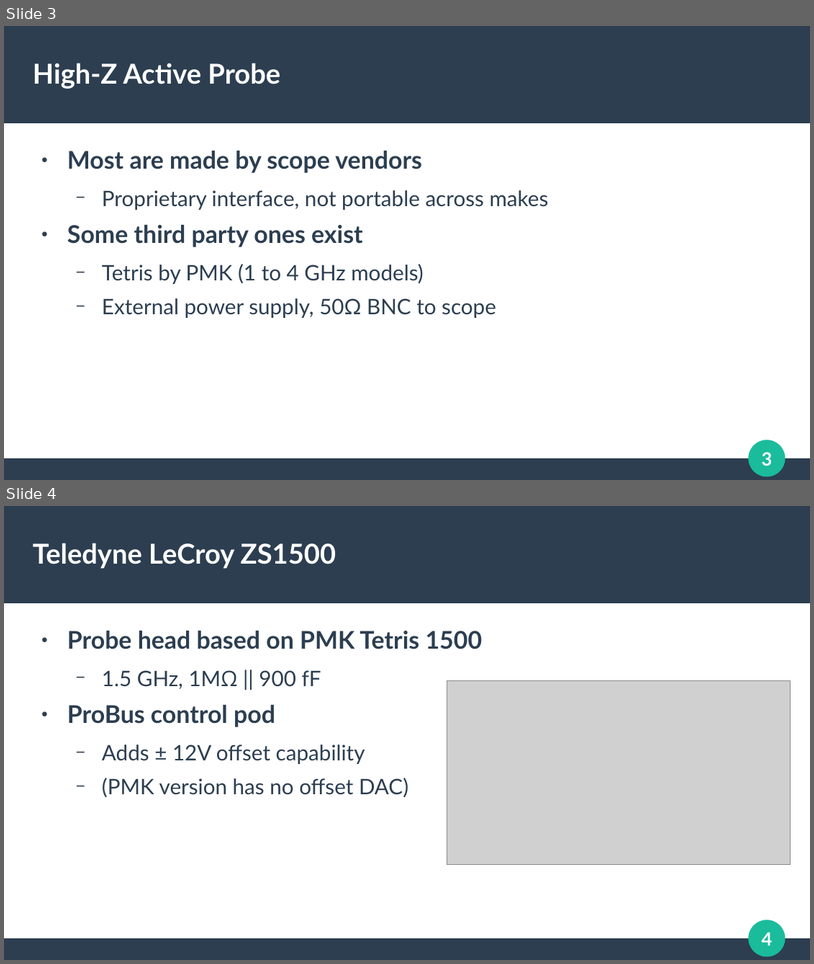
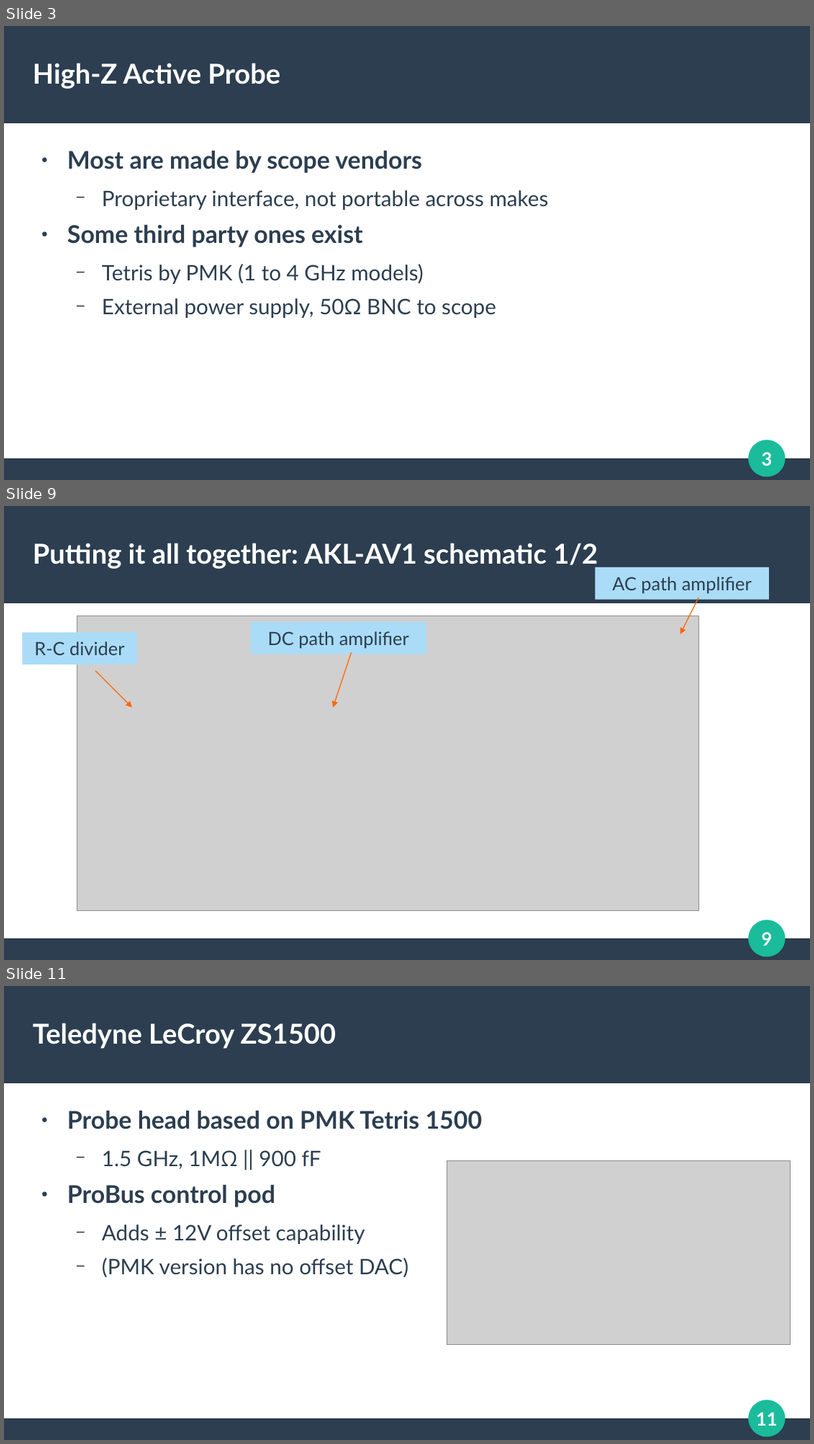
Before and after one commit to azonenberg/electronics-training, a slide deck: oscilloscope-probing/sec04-hiz-active.odp. Shown one above the other, each under a label of ours: slides 3 and 4 before the commit, slides 3, 9 and 11 after it; the slides between them are not shown. The pictures are 814x964 and 814x1444 pixels, drawn with LibreOffice and Linux fonts; fonts in the diff are those of the drawing; grey boxes stand for pictures. Boxes give left, top, right and bottom in pixels: in the first picture for what was removed or moved away, otherwise in the second. Text is boxed around its words. In the diff, an @@ line names an element or a change of style, - is before the commit and + after.

```diff
--- a/oscilloscope-probing/sec04-hiz-active.odp
+++ b/oscilloscope-probing/sec04-hiz-active.odp
@@ slide 9 added at bbox=[4, 506, 810, 960], background #FFFFFF; not listed: 4 template elements that a slide beside it also shows @@
@@ title added at bbox=[33, 543, 598, 569], 27 pt, text #FFFFFF, bold @@
+Putting it all together: AKL-AV1 schematic 1/2
@@ rectangle added at bbox=[596, 567, 770, 600], fill #AADCF7, 18 pt, text #2C3E50 @@
+AC path amplifier
@@ arrow added from (700, 597) to (681, 634), #FF6600 0.85 pt @@
@@ rectangle added at bbox=[22, 633, 137, 665], fill #AADCF7, 18 pt, text #2C3E50 @@
+R-C divider
@@ picture added at bbox=[77, 615, 700, 911] @@
@@ rectangle added at bbox=[251, 623, 426, 654], fill #AADCF7, 18 pt, text #2C3E50 @@
+DC path amplifier
@@ arrow added from (352, 652) to (333, 707), #FF6600 0.85 pt @@
@@ arrow added from (95, 671) to (132, 707), #FF6600 0.85 pt @@
@@ what was slide 4 is now slide 11 @@
@@ page number at bbox=[756, 1412, 777, 1425]: text changed @@
-4
+11
```
Also in this commit, not shown: 3 slides changed, 8 other slides added, 5 other files.
